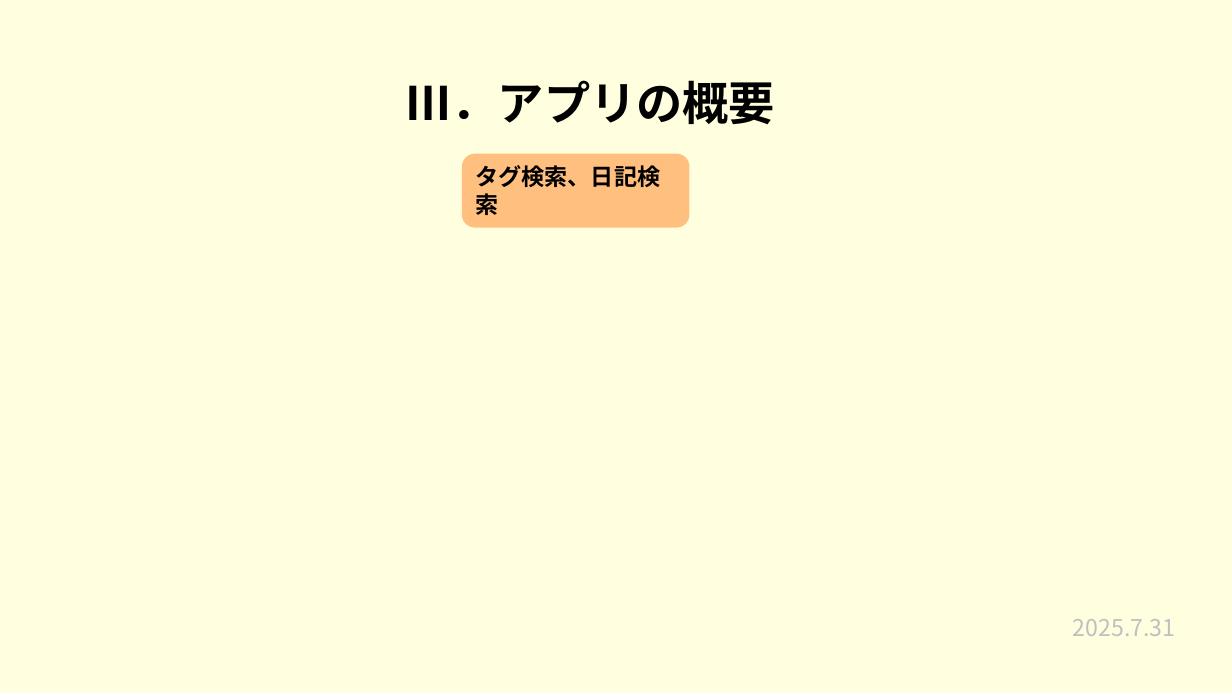
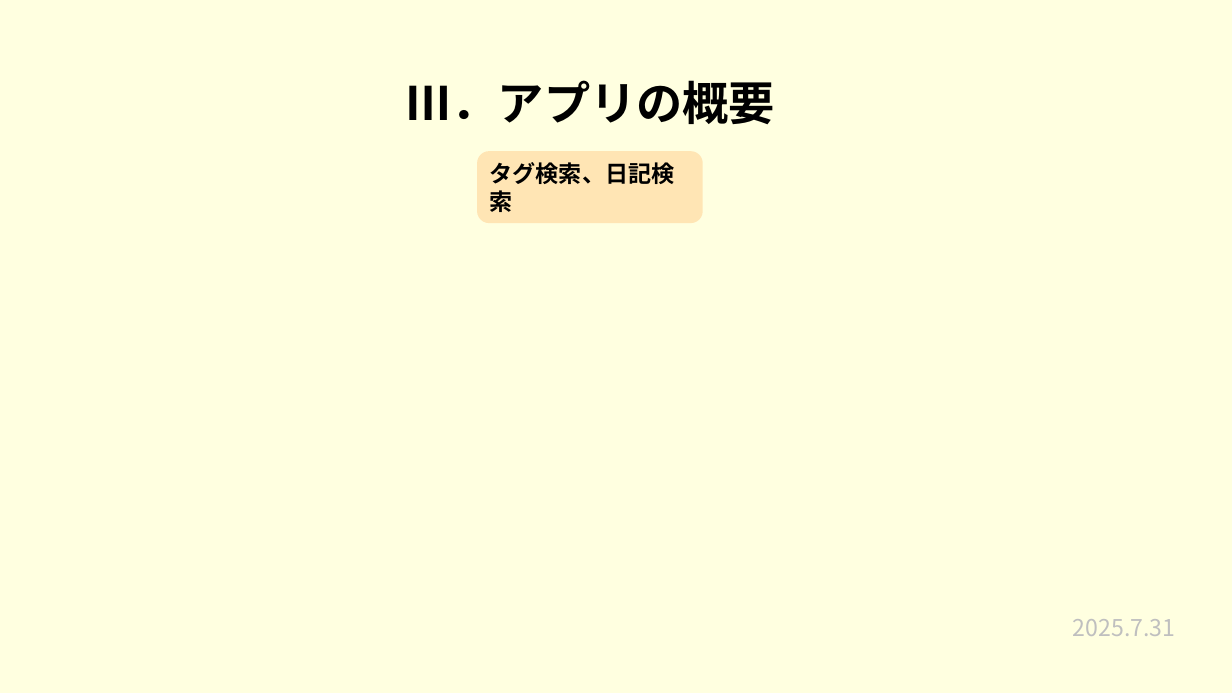
Before and after one commit to plusdojo2025/a2-7, a slide deck: slide 10 of 発表準備/7月成果発表会.pptx. Drawn at 1232x693 pixels with LibreOffice and Linux fonts; fonts in the diff are those of the drawing. Boxes give left, top, right and bottom in pixels: in the first picture for what was removed or moved away, otherwise in the second. Text is boxed around its words. In the diff, an @@ line names an element or a change of style, - is before the commit and + after.

```diff
--- a/発表準備/7月成果発表会.pptx
+++ b/発表準備/7月成果発表会.pptx
@@ rounded rectangle "タグ検索、日記検索": place and size @@
-rounded rectangle "タグ検索、日記検索" at box(463, 154, 689, 226)
+rounded rectangle "タグ検索、日記検索" at box(477, 152, 702, 224)
@@ rounded rectangle "タグ検索、日記検索" at box(477, 152, 702, 224): fill #FFBF7F to #FFE5B4; outline #FFBF7F 1.5 pt to none @@
```
Also in this commit, not shown: 7 other slides changed.
